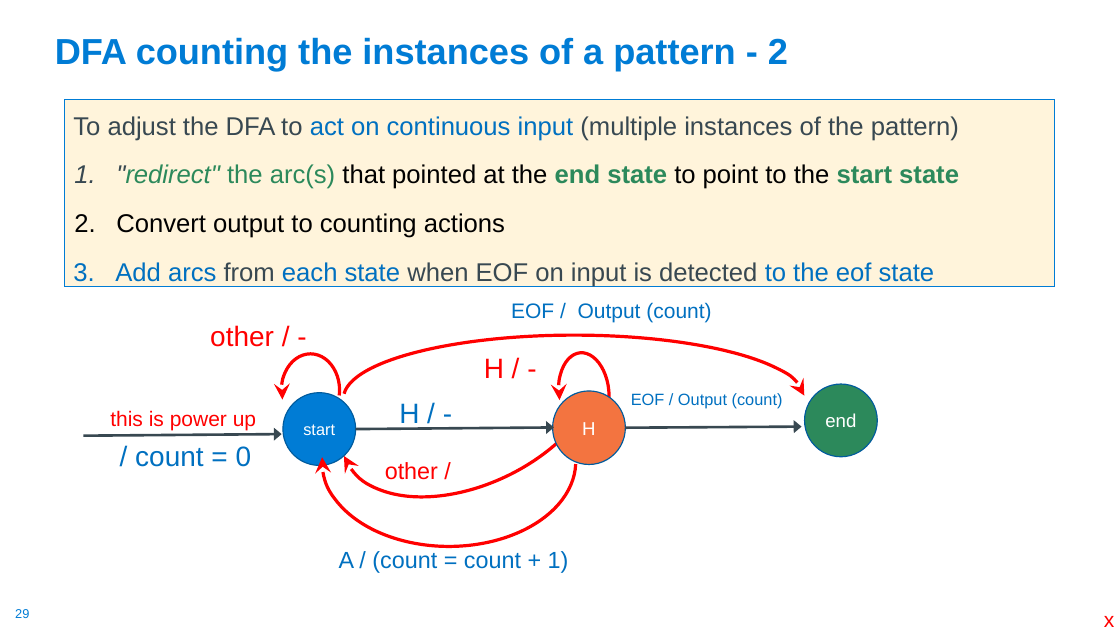
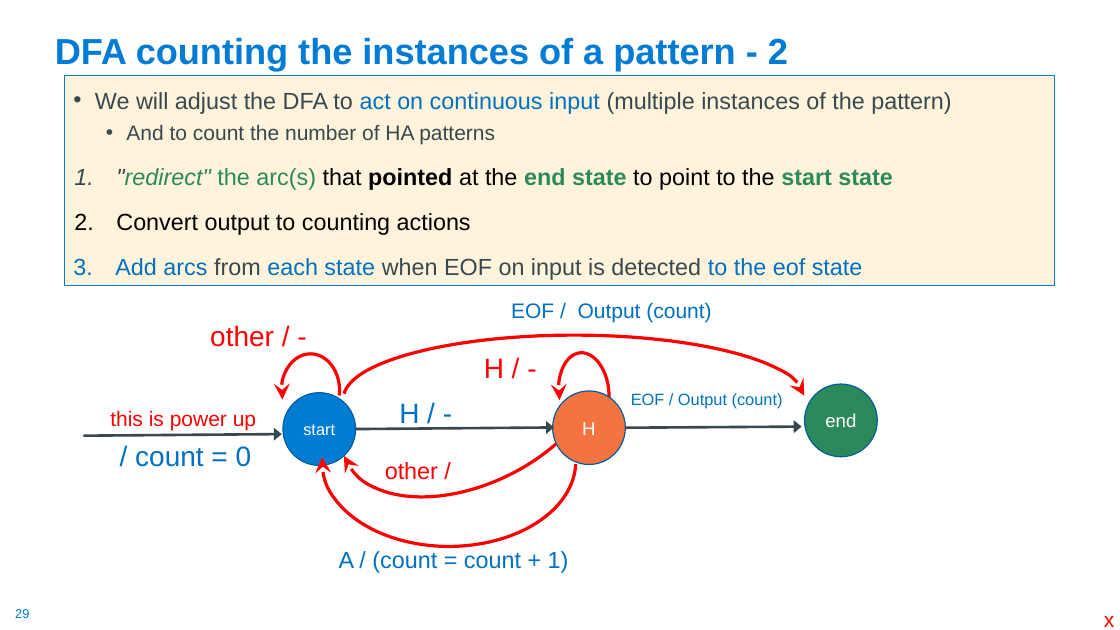
Before and after one commit to cse30-sp24/Muller-Slides, a slide deck: slide 29 of 01-C-Part1.pptx. Drawn at 1120x630 pixels with LibreOffice and Linux fonts; fonts in the diff are those of the drawing. Boxes give left, top, right and bottom in pixels: in the first picture for what was removed or moved away, otherwise in the second. Text is boxed around its words. In the diff, an @@ line names an element or a change of style, - is before the commit and + after.

```diff
--- a/01-C-Part1.pptx
+++ b/01-C-Part1.pptx
@@ text "We will adjust the DFA ...": place and size @@
-text "We will adjust the DFA ..." at [65, 99, 1055, 287]
+text "We will adjust the DFA ..." at [65, 76, 1055, 285]
@@ text at [95, 92, 951, 145]: text changed; size 22 to 20 pt @@
-To adjust the DFA to act on continuous input (multiple instances of the pattern)
+• We will adjust the DFA to act on continuous input (multiple instances of the pattern)
+  • And to count the number of HA patterns
@@ text at [115, 168, 892, 280]: size 22 to 20 pt in ""redirect" the arc(s) that pointed at the ...", "Convert output to counting actions", "Add arcs from each state when EOF ..."; bold on in "pointed" @@
```
Also in this commit, not shown: 18 other slides changed, 1 other file.
